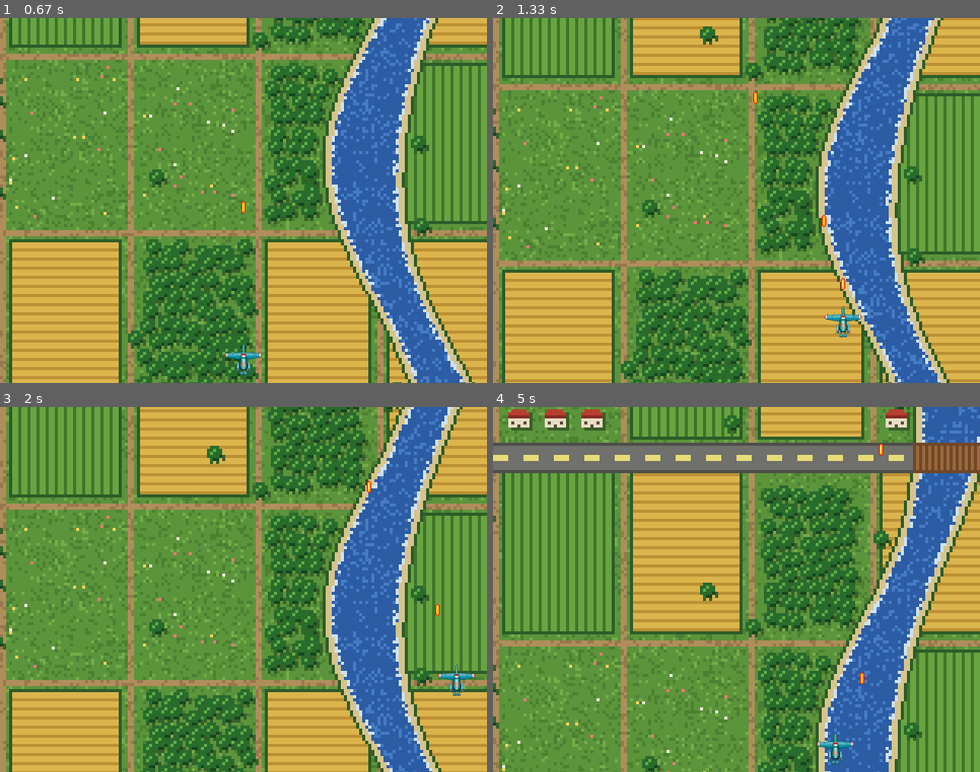
Above: before the commit, frames 1-4 (two rows, left to right).
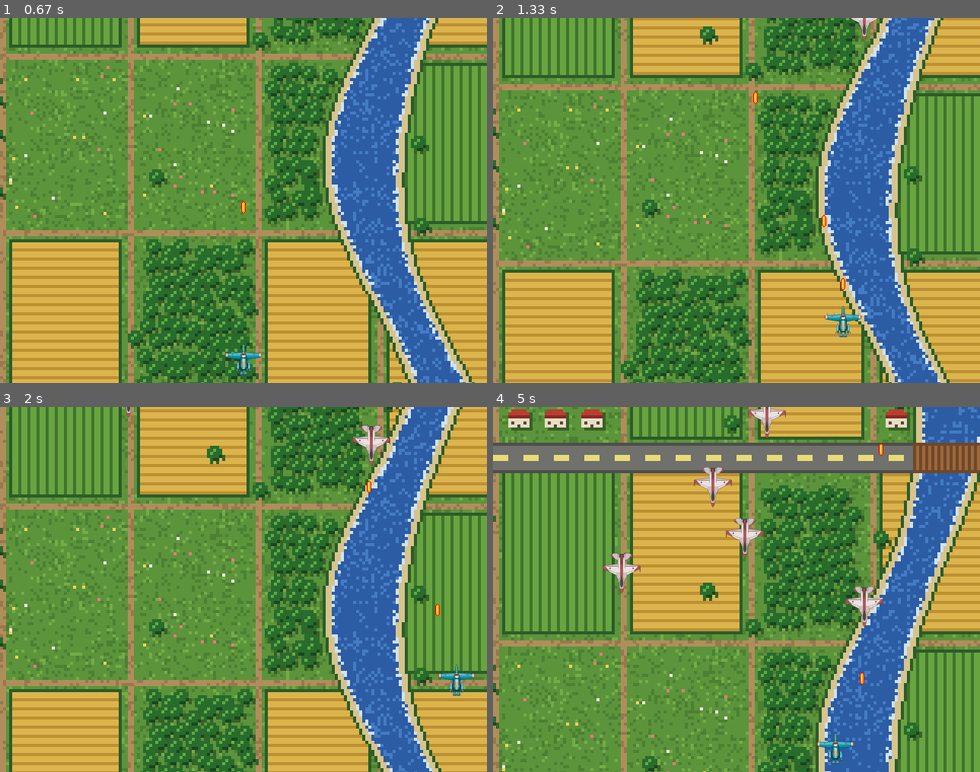
Above: after the commit, the same moments.

Repository: icesnake72/pygame
Game: pygame game, started from sky_defender.py
The game is run twice, just before and just after one commit, with the same random seed, the same clock (stepped at 60 frames per second) and the same inputs.
Inputs:
- Up to frame 1 (0.67 s): tap Space at 0.33 s
- Up to frame 2 (1.33 s): hold Right 0.67-1.13 s; tap Space at 0.73, 1.03, 1.23 s; hold Up from 1.17 s (still down)
- Up to frame 3 (2 s): release Up at 1.47 s; hold Right 1.5-1.97 s; tap Space at 1.57, 1.87 s
- Up to frame 4 (5 s): hold Left 2-2.53 s; tap Space at 2.07, 2.37, 2.63, 2.97, 3.27, 3.4, 3.8, 4.1, 4.47, 4.87 s; hold Down 2.57-2.87 s; hold Left 2.9-3.3 s; hold Up 3.33-3.7 s; hold Right 3.73-4.37 s; hold Down 4.4-4.77 s; hold Left from 4.8 s (still down)

Frame 1 is identical in both runs. In frame 2, 0.1% of the frame differs, in the area x 72-81%, y 0-7%; in frame 3, 0.3%; in frame 4, 1.6%, in the area x 22-81%, y 0-61%.

Commit message:
Enemy(적) 클래스 구현

Diff:
--- a/sky_defender.py
+++ b/sky_defender.py
@@ -65,6 +65,14 @@
 # 총알
 BULLET_SIZE = (6, 16)             # 세로로 길게 → 진행 방향이 눈에 잘 띔
 BULLET_SPEED = -9                 # 음수 = 위로 이동. |속도| <= 총알 길이(16)여야 끊겨 보이지 않음
+
+# 적
+ENEMY_SPEED_RANGE = (1.0, 2.0)    # 소수 속도 → Enemy에서 float 좌표로 누적 처리
+SPAWN_INTERVAL_MS = 900           # 적 생성 간격(ms). 클수록 적게 나옴 (레벨 1 기준)
+
+# 게임 규칙
+START_LIFE = 3
+SCORE_PER_KILL = 10
 
 # 색 (R, G, B)
 WHITE = (255, 255, 255)
@@ -262,6 +270,34 @@
             Bullet(self.rect.centerx, self.rect.top, *self.bullet_groups)
 
 
+
+class Enemy(pygame.sprite.Sprite):
+    """적 비행기: 위에서 아래로 내려옴. 하단 통과 판정은 Game 이 담당"""
+
+    def __init__(self, image: pygame.Surface, mask: pygame.mask.Mask, *groups,
+                    speed_range=ENEMY_SPEED_RANGE):
+        # speed_range 는 *groups 뒤에 있으므로 반드시 키워드로 전달해야 한다 (위치 인자와 혼동 방지)
+        super().__init__(*groups)
+        # 이미지/마스크는 Game 에서 한 번만 로드해서 모든 적이 공유
+        # (적을 만들 때마다 파일을 읽으면 디스크 접근으로 프레임 드랍 발생)
+        self.image = image
+        self.mask = mask
+        self.rect = self.image.get_rect()
+        self.rect.x = random.randint(0, SCREEN_WIDTH - self.rect.width)  # 이미지 폭만큼 빼야 화면 안에 생성
+        self.rect.bottom = 0                     # 화면 바로 위에서 시작 → 갑자기 튀어나오지 않음
+
+        # rect 좌표는 정수만 저장된다. rect.y += 1.5 를 하면 소수점이 버려지므로
+        # 실제 위치는 float 로 따로 누적하고, 그릴 때만 rect 에 반영한다.
+        self.y = float(self.rect.y)
+        self.speed = random.uniform(*speed_range)   # 현재 레벨의 속도 범위 적용
+
+    def update(self) -> None:
+        self.y += self.speed
+        self.rect.y = round(self.y)
+        # 여기서 화면 밖 kill() 을 하지 않는다.
+        # → 스스로 사라지면 Game 이 "하단 통과"를 감지할 수 없기 때문
+
+
 # =====================================================================
 # 5. Game - 게임 루프와 규칙
 # =====================================================================
@@ -290,19 +326,34 @@
         )
 
         player_img = load_image(PLAYER_FILE, fallback_color=(80, 160, 255))
+        self.enemy_img = load_image(ENEMY_FILE, fallback_color=(200, 40, 40), pointing_up=False)
+        self.enemy_mask = pygame.mask.from_surface(self.enemy_img)
 
         # ── 스프라이트 그룹 ──
         # all_sprites : 업데이트/그리기용 전체 묶음
         # enemies/bullets : 충돌 판정용 분류
         self.all_sprites = pygame.sprite.Group()
+        self.enemies = pygame.sprite.Group()
         self.bullets = pygame.sprite.Group()
 
         self.player = Player(player_img, bullet_groups=(self.all_sprites, self.bullets))
         self.all_sprites.add(self.player)
 
-
+        # ── 적 생성 타이머 ──
+        # 매 프레임 확률로 생성하면 FPS 에 따라 생성량이 달라진다.
+        # 타이머 이벤트는 실제 시간 기준으로 일정 간격마다 발생한다.
+        # 실제 간격 설정(set_timer)은 레벨에 따라 apply_difficulty() 에서 한다.
+        self.SPAWN_EVENT = pygame.USEREVENT + 1
+        pygame.time.set_timer(self.SPAWN_EVENT, SPAWN_INTERVAL_MS)   # M8 에서 삭제
 
         self.running = True
+
+    # ------------------------------------------------------------------
+    # 게임 상태 관리
+    # ------------------------------------------------------------------
+    def spawn_enemy(self) -> None:
+        Enemy(self.enemy_img, self.enemy_mask, self.all_sprites, self.enemies)
+
 
     # ------------------------------------------------------------------
     # 게임 루프
@@ -325,6 +376,10 @@
                 if event.key == pygame.K_ESCAPE:
                     self.running = False
 
+            elif event.type == self.SPAWN_EVENT:
+                self.spawn_enemy()
+
+
     def update(self) -> None:
         self.background.update()          # 게임오버 화면에서도 배경은 계속 흐르게
 
